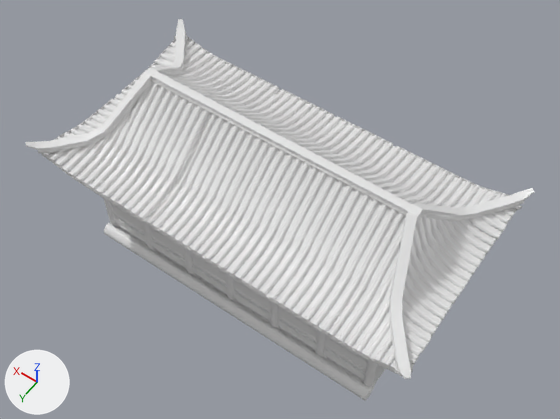
Before and after pictures for a commit that changed the FBX model Assets/Art/Models/LowBridge.fbx.
Before and after are seen from a 50 mm camera at (-10.38, 14.15, 25.33) aimed at (-0.29, 0.03, 3.14). Arrows for +X, +Y and +Z are at lower left; the lights stay in place. Where no turn or scale is listed for an object, it has been applied to the vertices. Vertices at the same position are counted once.
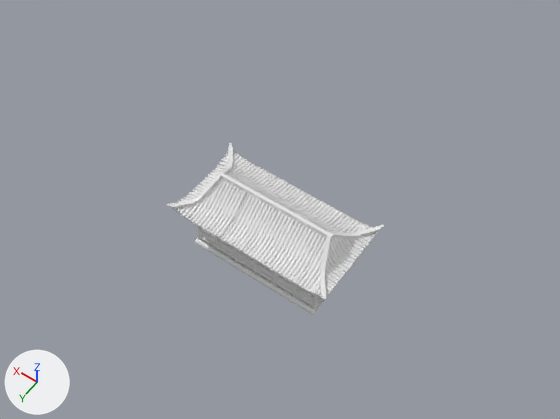
Boxes (x1, y1, x2, y2) around the edits, measured in the pictures (560 x 419 px):
'Object_3', reshaped, moved, turned, rescaled: before (41, 35, 522, 374); after (167, 143, 383, 315)
'Object_2', deleted: before (25, 19, 534, 401)
part 1 of me_object_1, added: after (167, 143, 383, 315)

The edits, one by one:
me_object_1 is used by ob_object_3; parent ob_bridge_all_in_one2_obj_cleaner_materialmerger_gles; location (0.0, 3.047, 0.0).
me_object_1 had 5282 vertices, 5550 faces and spanned x -51.5..51.5, y -53.7..-38.1, z -27.0..27.0.
me_object_1 now has 8299 vertices, 9616 faces and spans x -52.4..52.4, y -55.1..-7.5, z -28.8..28.9.
me_object_1 part 1: 3017 vertices added at x -52.4..52.4, y -55.1..-7.5, z -28.8..28.9.
In object 'Object_3' (ob_object_3), parent is no longer ob_bridge_all_in_one2_obj_cleaner_materialmerger_gles.
Object 'Object_3' (ob_object_3) moves from (0.0, 3.047, 0.0) to (0.0, 0.0, -0.474).
Object 'Object_3' (ob_object_3) turns from (0, 0, 0) to (-90, 0, 0) degrees about x, y and z.
Object 'Object_3' (ob_object_3) is rescaled from (1.0, 1.0, 1.0) to (0.068, 0.068, 0.068).
Object 'Object_2' (ob_object_2) is deleted.
